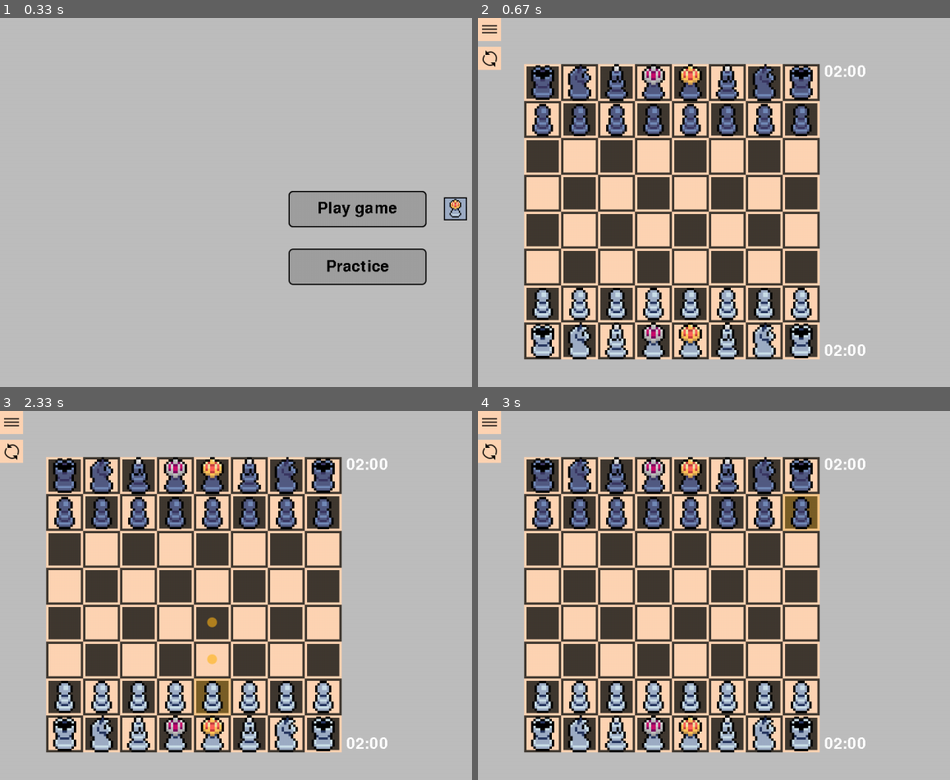
Above: before the commit, frames 1-4 (two rows, left to right).
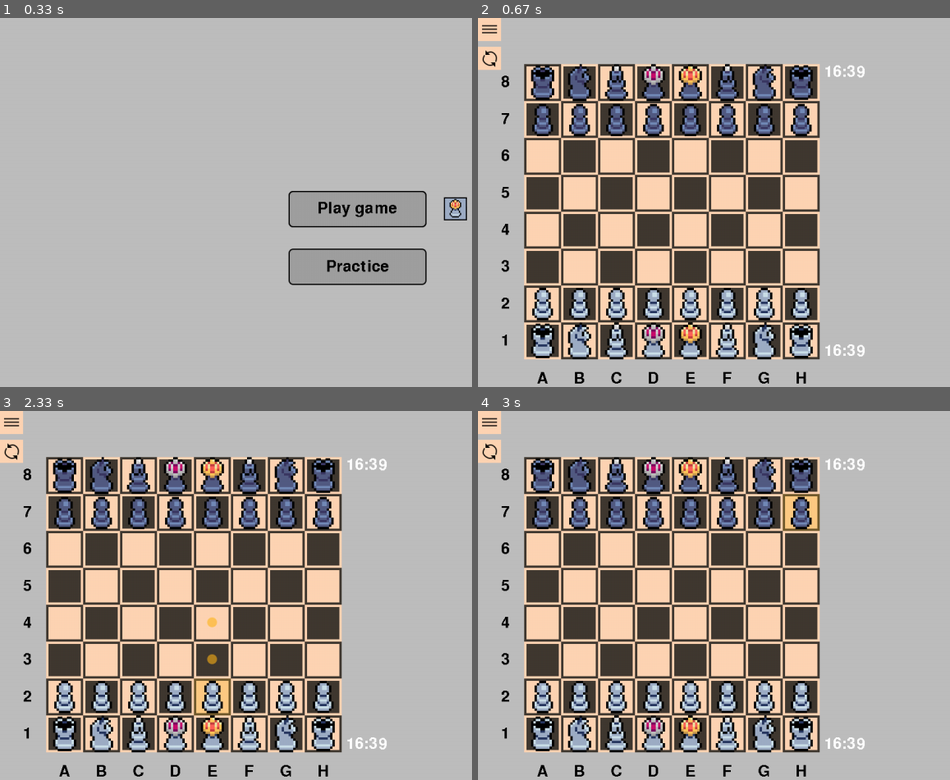
Above: after the commit, the same moments.

Repository: hristokn/Python-Chess
Game: pygame game, started from main.py
Same seed, same stepped clock (60 frames per second), same inputs: the game is played once before the commit and once after it.
Inputs (mouse positions are in pixels of both pictures, inside the frame that each line leads up to):
- Up to frame 1 (0.33 s): no input
- Up to frame 2 (0.67 s): click (846, 202) at 0.38 s
- Up to frame 3 (2.33 s): click (99, 602) at 0.72 s; click (207, 709) at 2.05 s
- Up to frame 4 (3 s): click (718, 477) at 2.38 s; click (817, 506) at 2.72 s

Frame 1 is identical in both runs. In frame 2, 40% of the frame differs, in the area x 4-83%, y 12-100%; in frame 3, 40%; in frame 4, 40%.

Commit message:
quick and dirty rank and file labels, and fixing the square colors

Diff:
--- a/chess/squares.py
+++ b/chess/squares.py
@@ -40,8 +40,8 @@
         rank = int(self.value / 8)
         file = self.value % 8
         if (rank + file) % 2 == 0:
-            return Color.WHITE
-        return Color.BLACK
+            return Color.BLACK
+        return Color.WHITE
 
 
     def up(self):
--- a/screen/chess_screen.py
+++ b/screen/chess_screen.py
@@ -5,6 +5,7 @@
 from board_controller import BoardController
 from view.button import Button
 from view.timer import TimerBox
+from view.text import Text
 from view.taken_pieces_display import TakenPiecesDisplay
 from custom_events import EventAnnouncer, post_event, CustomEvent
 from screen.game_end_popup import GameEndPopup
@@ -54,13 +55,50 @@
         self.add_element(self.taken_black_pieces_display)
         self.event_announcer.register_observer(self.taken_black_pieces_display)
 
-        self.black_timer = TimerBox(timer_x, timer_black_y, 1, self.image_library, '', 120, Color.BLACK)
+        self.black_timer = TimerBox(timer_x, timer_black_y, 1, self.image_library, '', 999, Color.BLACK)
         self.add_element(self.black_timer)
         self.event_announcer.register_observer(self.black_timer)
 
-        self.white_timer = TimerBox(timer_x, timer_white_y, 1, self.image_library, '', 120, Color.WHITE)
+        self.white_timer = TimerBox(timer_x, timer_white_y, 1, self.image_library, '', 999, Color.WHITE)
         self.add_element(self.white_timer)
         self.event_announcer.register_observer(self.white_timer)
+
+
+
+        a = Text(16,80,80,144,1,self.image_library, '8')
+        self.add_element(a)
+        a = Text(16,144,80,208,1,self.image_library, '7')
+        self.add_element(a)
+        a = Text(16,208,80,272,1,self.image_library, '6')
+        self.add_element(a)
+        a = Text(16,272,80,336,1,self.image_library, '5')
+        self.add_element(a)
+        a = Text(16,336,80,400,1,self.image_library, '4')
+        self.add_element(a)
+        a = Text(16,400,80,464,1,self.image_library, '3')
+        self.add_element(a)
+        a = Text(16,464,80,528,1,self.image_library, '2')
+        self.add_element(a)
+        a = Text(16,528,80,592,1,self.image_library, '1')
+        self.add_element(a)
+
+
+        a = Text(80,594,144,658,1,self.image_library, 'A')
+        self.add_element(a)
+        a = Text(144,594,208,658,1,self.image_library, 'B')
+        self.add_element(a)
+        a = Text(208,594,272,658,1,self.image_library, 'C')
+        self.add_element(a)
+        a = Text(272,594,336,658,1,self.image_library, 'D')
+        self.add_element(a)
+        a = Text(336,594,400,658,1,self.image_library, 'E')
+        self.add_element(a)
+        a = Text(400,594,464,658,1,self.image_library, 'F')
+        self.add_element(a)
+        a = Text(464,594,528,658,1,self.image_library, 'G')
+        self.add_element(a)
+        a = Text(528,594,592,658,1,self.image_library, 'H')
+        self.add_element(a)
 
         self.game_end_popup = None
 
